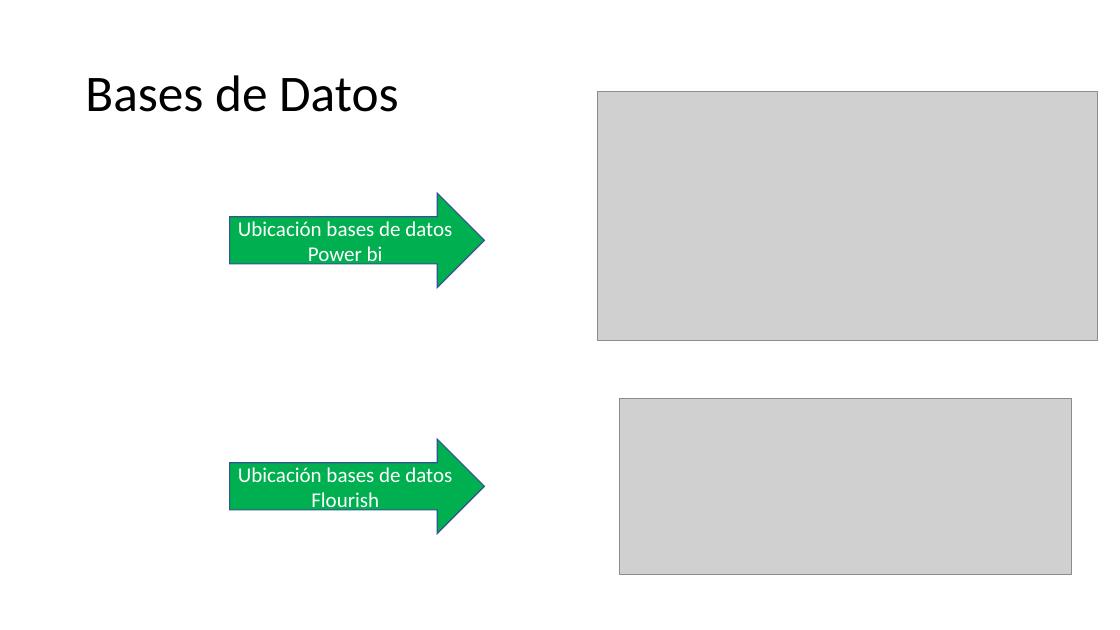
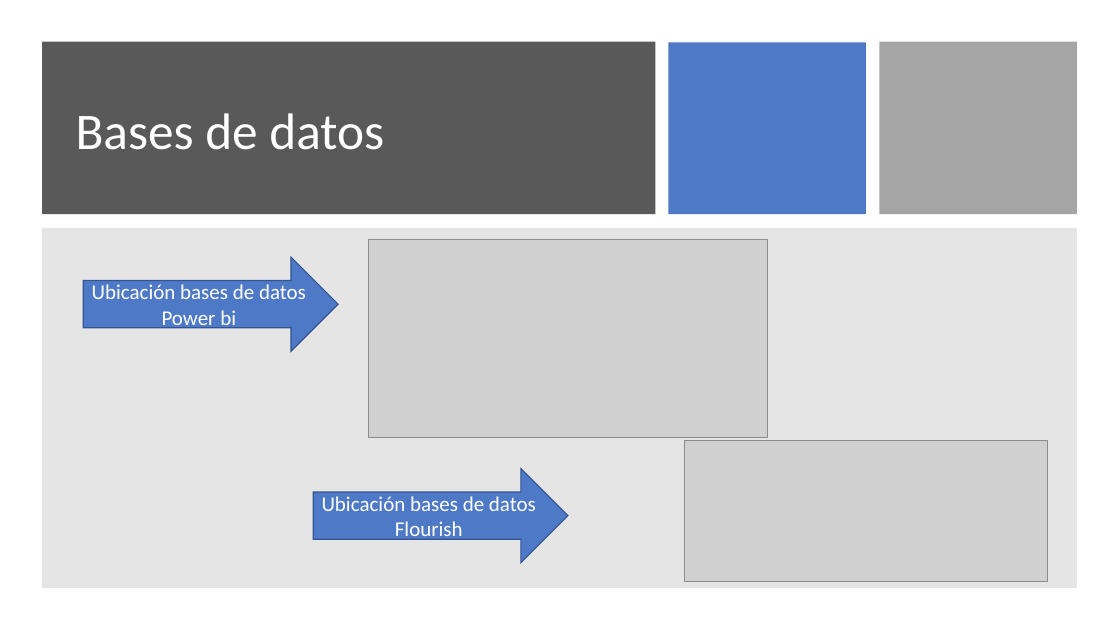
Before and after one commit to Sud-Austral/DATA-AGRO, a slide deck: slide 2 of Repositorio Agricultura/Para power bi/Chile/Agricola/Power Bi (variables a mostrar).pptx. Drawn at 1120x630 pixels with LibreOffice and Linux fonts; fonts in the diff are those of the drawing; grey boxes stand for pictures. Boxes give left, top, right and bottom in pixels: in the first picture for what was removed or moved away, otherwise in the second. Text is boxed around its words. In the diff, an @@ line names an element or a change of style, - is before the commit and + after.

```diff
--- a/Repositorio Agricultura/Para power bi/Chile/Agricola/Power Bi (variables a mostrar).pptx
+++ b/Repositorio Agricultura/Para power bi/Chile/Agricola/Power Bi (variables a mostrar).pptx
@@ rectangle added at bbox=[42, 42, 655, 214], fill #595959 @@
@@ rectangle added at bbox=[669, 42, 866, 214], fill #4472C4 at 95% opacity @@
@@ rectangle added at bbox=[880, 42, 1077, 214], fill #A5A5A5 @@
@@ title at bbox=[76, 113, 384, 150]: text changed; text colour #000000 to #FFFFFF @@
-Bases de Datos
+Bases de datos
@@ rectangle added at bbox=[42, 228, 1077, 587], fill #808080 at 20% opacity @@
@@ picture: place and size @@
-picture at bbox=[597, 92, 1098, 340]
+picture at bbox=[369, 239, 767, 438]
@@ right arrow "Ubicación bases de datos Power ..." at bbox=[83, 257, 338, 351]: fill #00B050 to #4E79C7 @@
@@ right arrow "Ubicación bases de datos Power ...": place and size @@
-right arrow "Ubicación bases de datos Power ..." at bbox=[229, 193, 484, 287]
+right arrow "Ubicación bases de datos Power ..." at bbox=[83, 257, 338, 351]
@@ picture: place and size @@
-picture at bbox=[620, 399, 1071, 575]
+picture at bbox=[685, 440, 1049, 581]
@@ right arrow "Ubicación bases de datos Flourish": place and size @@
-right arrow "Ubicación bases de datos Flourish" at bbox=[229, 439, 484, 534]
+right arrow "Ubicación bases de datos Flourish" at bbox=[313, 469, 568, 563]
@@ right arrow "Ubicación bases de datos Flourish" at bbox=[313, 469, 568, 563]: fill #00B050 to #4E79C7 @@
```
Also in this commit, not shown: 2 other slides changed, 11 slides added, 32 other files.
